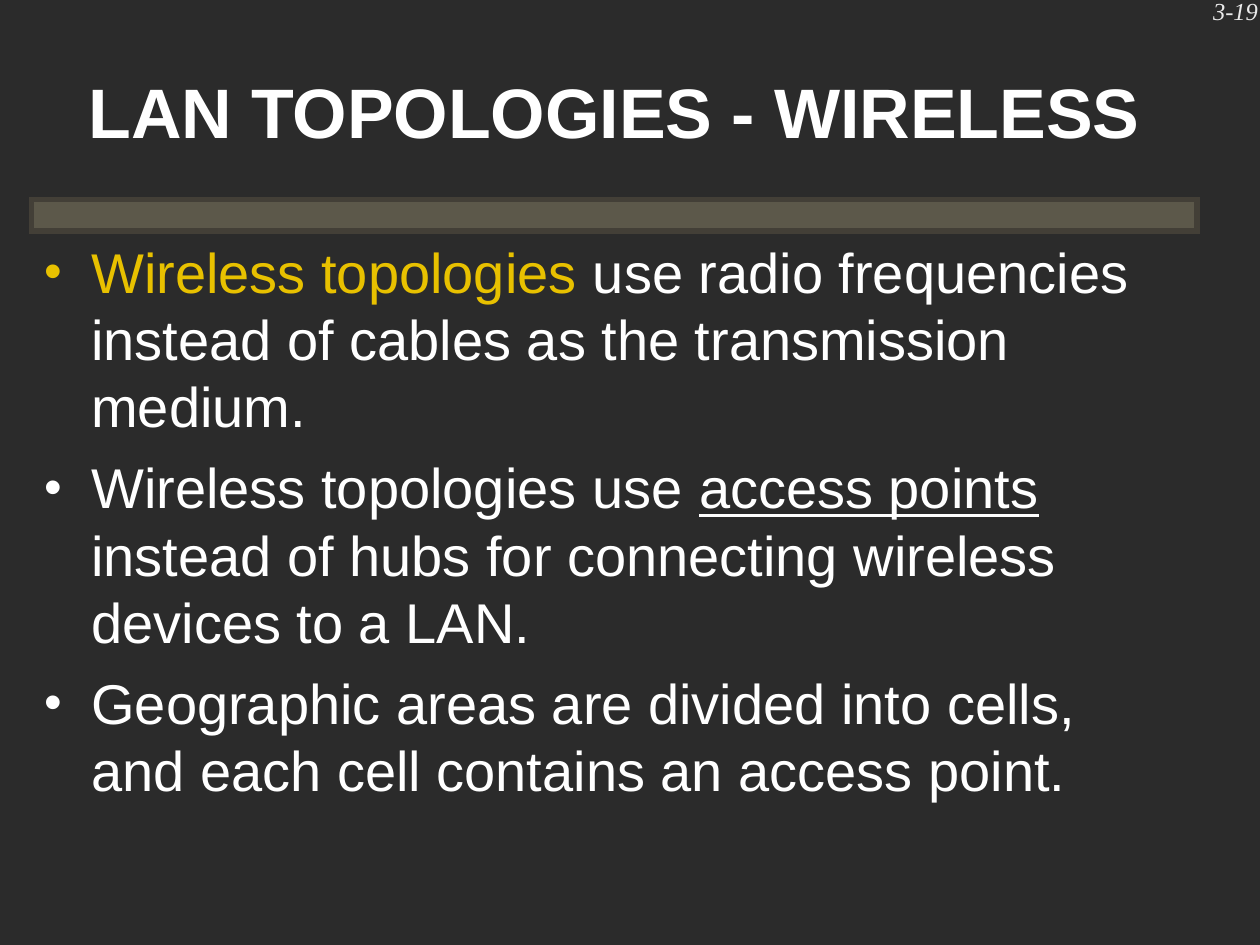
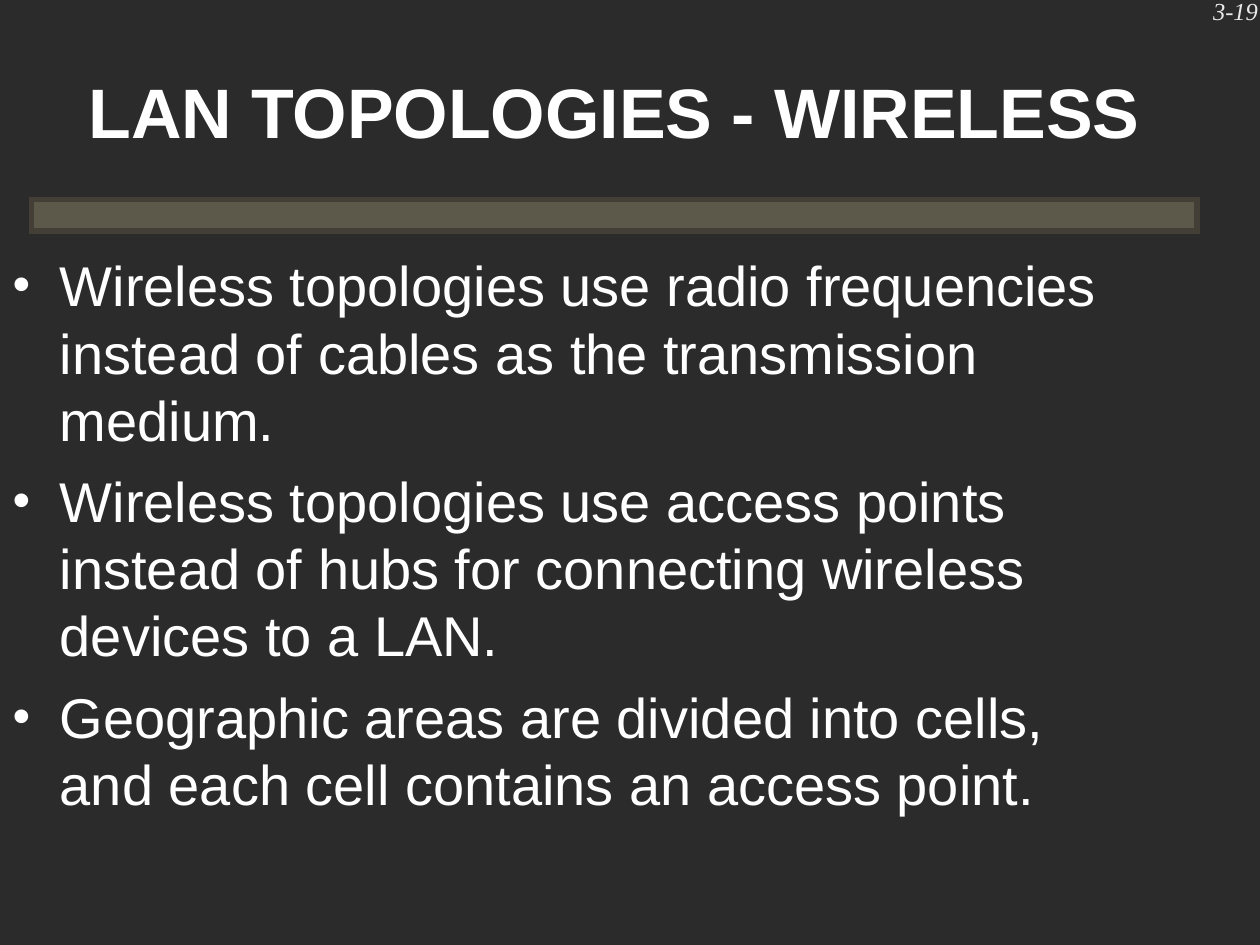
Before and after one commit to dw5450/3rd_grade_study, a slide deck: slide 19 of 네트워크 기초/Ch03.ppt. Drawn at 1260x945 pixels with LibreOffice and Linux fonts; fonts in the diff are those of the drawing; background and template pictures are left out; a plain dark background stands for a picture behind light text. Boxes give left, top, right and bottom in pixels: in the first picture for what was removed or moved away, otherwise in the second. Text is boxed around its words. In the diff, an @@ line names an element or a change of style, - is before the commit and + after.

```diff
--- a/네트워크 기초/Ch03.ppt
+++ b/네트워크 기초/Ch03.ppt
@@ text "Wireless topologies use radio frequencies ...": place and size @@
-text "Wireless topologies use radio frequencies ..." at box(91, 252, 1128, 802)
+text "Wireless topologies use radio frequencies ..." at box(60, 265, 1096, 816)
@@ text at box(60, 265, 1096, 657): text colour #E8C100 to #FFFFFF in "Wireless topologies"; underline off in "access points"; bullet colour #E8C100 to #FFFFFF @@
```
Also in this commit, not shown: 1 other slide changed, 40 other files.
